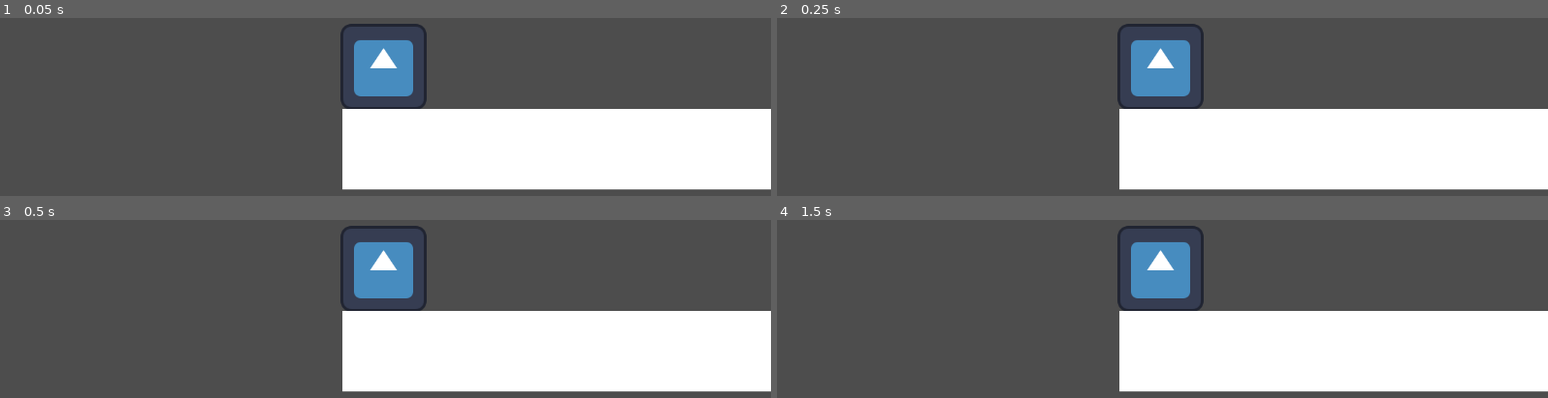
Above: before the commit, frames 1-4 (two rows, left to right).
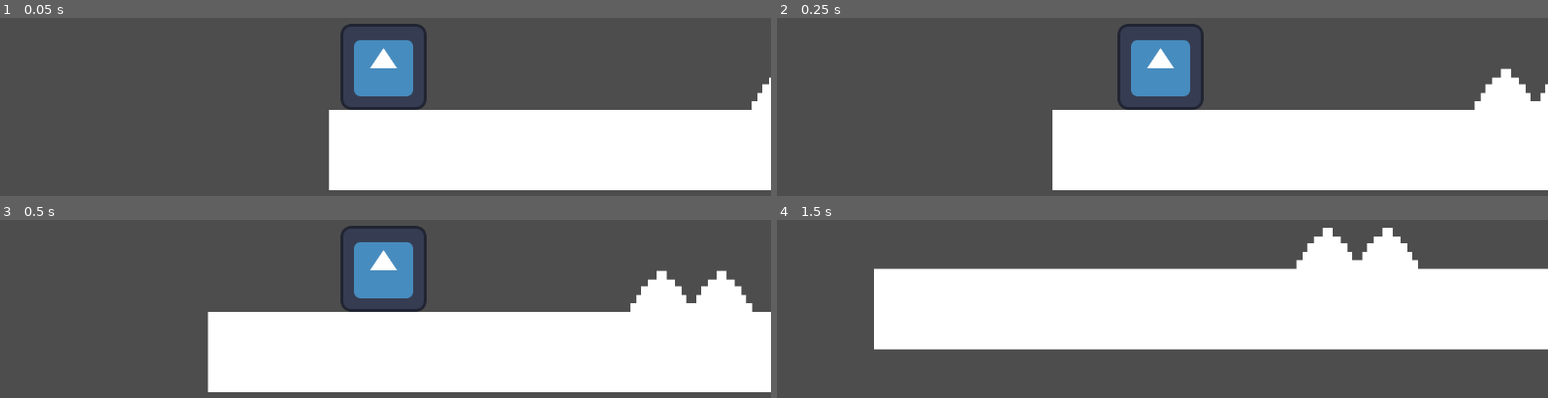
Above: after the commit, the same moments.

Repository: vzdrazil/jumpgame
Game: Godot game, scene res://node_2d.tscn
Two runs of this game, one before a commit and one after it. Both use one fixed random seed, a clock stepped at 60 frames per second and the inputs below. The engine's default icon, where the game draws it, is replaced by a stand-in: a white triangle on a blue panel in a dark square.
Inputs:
- Up to frame 1 (0.05 s): no input
- Up to frame 2 (0.25 s): no input
- Up to frame 3 (0.5 s): no input
- Up to frame 4 (1.5 s): no input

The runs differ from the first frame. In frame 1, 1.6% of the frame differs, in the area x 42-100%, y 33-97%; in frame 2, 5.7%; in frame 3, 11%; in frame 4, 45%, in the area x 12-100%, y 3-97%.
Error before the commit: Parse Error: Expected indented block after lambda declaration. (res://player.tscn::GDScript_onrkg:22)
Error after the commit: Invalid access to property or key 'position' on a base object of type 'previously freed'. (res://node_2d.gd:5)

Commit message:
Added HitBoxes and Gravity changes

Diff:
--- /dev/null
+++ b/area_2d.gd
@@ -0,0 +1,8 @@
+extends Area2D
+func _on_area_2d_body_entered(body):
+	if body.has_method("Explode"):
+		body.Explode()
+
+
+func _on_body_entered(body: Node2D) -> void:
+	pass # Replace with function body.
--- /dev/null
+++ b/collision_shape_2d.gd
@@ -0,0 +1 @@
+extends CollisionShape2D
--- /dev/null
+++ b/kill_zone.gd
@@ -0,0 +1,5 @@
+extends Area2D
+
+func _on_kill_zone_body_entered(body):
+	if body.is_in_group("enemy"):
+		body.Explode()
--- a/kill_zone.tscn
+++ b/kill_zone.tscn
@@ -1,9 +1,16 @@
 [gd_scene format=3 uid="uid://dairla2nn32k6"]
+
+[ext_resource type="Script" uid="uid://cep46r8cjnqr0" path="res://kill_zone.gd" id="1_aceia"]
+[ext_resource type="Script" uid="uid://dgvul74p5foay" path="res://collision_shape_2d.gd" id="2_ryiw1"]
 
 [sub_resource type="RectangleShape2D" id="RectangleShape2D_wp5gn"]
 size = Vector2(20, 94)
 
 [node name="KillZone" type="Area2D" unique_id=1944996740]
+script = ExtResource("1_aceia")
 
 [node name="CollisionShape2D" type="CollisionShape2D" parent="." unique_id=1021336540]
 shape = SubResource("RectangleShape2D_wp5gn")
+script = ExtResource("2_ryiw1")
+
+[connection signal="body_entered" from="." to="." method="_on_body_entered"]
--- a/node_2d.gd
+++ b/node_2d.gd
@@ -1,10 +1,11 @@
 extends Node2D
+@onready var player = $Player
 
-func physics_process(delta):
-	$KillZone.position.y=$Player.position.y
-	$KillZone.position.x += $Player.SPEED*delta
-
+func _physics_process(delta):
+	$KillZone.position.y = player.position.y
+	$KillZone.position.x += player.SPEED * delta
 
 
 func _on_kill_zone_body_entered(body):
-	var things = $KillZone.get_overlapping_bodies()
+	if body.is_in_group("enemy"):
+		body.Explode()
--- a/node_2d.tscn
+++ b/node_2d.tscn
@@ -4,6 +4,7 @@
 [ext_resource type="Script" uid="uid://b7ghv0brce2de" path="res://node_2d.gd" id="1_0hol4"]
 [ext_resource type="PackedScene" uid="uid://dfrv8o1blwore" path="res://one_by_one.tscn" id="2_epypp"]
 [ext_resource type="PackedScene" uid="uid://dairla2nn32k6" path="res://kill_zone.tscn" id="4_q6r6c"]
+[ext_resource type="PackedScene" uid="uid://b65gfolbolw4q" path="res://spike.tscn" id="5_q6r6c"]
 
 [node name="Level" type="Node2D" unique_id=1267595479]
 script = ExtResource("1_0hol4")
@@ -38,15 +39,27 @@
 position = Vector2(1093, 384)
 
 [node name="OneByOne9" parent="." unique_id=356147836 instance=ExtResource("2_epypp")]
-position = Vector2(1387, 375)
+position = Vector2(1345, 384)
 
 [node name="OneByOne10" parent="." unique_id=2070839103 instance=ExtResource("2_epypp")]
-position = Vector2(1660, 320)
+position = Vector2(1471, 384)
 
 [node name="OneByOne11" parent="." unique_id=822148881 instance=ExtResource("2_epypp")]
-position = Vector2(1927, 238)
+position = Vector2(1219, 384)
 
 [node name="KillZone" parent="." unique_id=1944996740 instance=ExtResource("4_q6r6c")]
 position = Vector2(118, 265)
 
+[node name="Spike" parent="." unique_id=1627542830 instance=ExtResource("5_q6r6c")]
+position = Vector2(824, 304)
+
+[node name="Spike2" parent="." unique_id=483619674 instance=ExtResource("5_q6r6c")]
+position = Vector2(913, 304)
+
+[node name="OneByOne12" parent="." unique_id=742993448 instance=ExtResource("2_epypp")]
+position = Vector2(1823, 306)
+
+[node name="OneByOne13" parent="." unique_id=951328937 instance=ExtResource("2_epypp")]
+position = Vector2(2091, 240)
+
 [connection signal="body_entered" from="KillZone" to="." method="_on_kill_zone_body_entered"]
--- /dev/null
+++ b/one_by_one.gd
@@ -0,0 +1,6 @@
+extends StaticBody2D
+
+
+func _on_area_2d_body_entered(body):
+	if body.has_method("Explode"):
+		body.Explode()
--- a/one_by_one.tscn
+++ b/one_by_one.tscn
@@ -1,9 +1,15 @@
 [gd_scene format=3 uid="uid://dfrv8o1blwore"]
 
+[ext_resource type="Script" uid="uid://bhacnh4f5rkr2" path="res://one_by_one.gd" id="1_np0fr"]
+
 [sub_resource type="RectangleShape2D" id="RectangleShape2D_yc5i5"]
-size = Vector2(126, 120)
+size = Vector2(124, 120)
+
+[sub_resource type="RectangleShape2D" id="RectangleShape2D_np0fr"]
+size = Vector2(73, 117)
 
 [node name="OneByOne" type="StaticBody2D" unique_id=1964752493]
+script = ExtResource("1_np0fr")
 
 [node name="ColorRect" type="ColorRect" parent="." unique_id=1676041098]
 offset_left = -63.0
@@ -12,4 +18,13 @@
 offset_bottom = 60.0
 
 [node name="CollisionShape2D" type="CollisionShape2D" parent="." unique_id=1304971992]
+position = Vector2(1, 0)
 shape = SubResource("RectangleShape2D_yc5i5")
+
+[node name="Area2D" type="Area2D" parent="." unique_id=55918311]
+
+[node name="CollisionShape2D" type="CollisionShape2D" parent="Area2D" unique_id=1837223566]
+position = Vector2(-26.5, 1.5)
+shape = SubResource("RectangleShape2D_np0fr")
+
+[connection signal="body_entered" from="Area2D" to="." method="_on_area_2d_body_entered"]
--- a/player.tscn
+++ b/player.tscn
@@ -5,33 +5,42 @@
 [sub_resource type="GDScript" id="GDScript_onrkg"]
 script/source = "extends CharacterBody2D
 
+const SPEED = 400.0
+const JUMP_VELOCITY = -800.0
+const GRAVITY = 2000.0        # Silnější gravitace pro rychlý pád
+const ROTATION_SPEED = 7.5   # Rychlejší rotace ve vzduchu
 
-const SPEED = 400.0
-const JUMP_VELOCITY = -500.0
-
+@onready var sprite = $Sprite2D   # rotujeme jen sprite
 
 func _physics_process(delta: float) -> void:
-	# Add the gravity.
+	# Horizontální pohyb je konstantní
+	velocity.x = SPEED
+
+	# Gravity
 	if not is_on_floor():
-		velocity += get_gravity() * delta
+		velocity.y += GRAVITY * delta
+	else:
+		velocity.y = 0  # reset y při dopadu
+		sprite.rotation = 0  # reset rotace na zemi
 
-	# Handle jump.
+	# Jump - okamžitý skok při stisku
 	if Input.is_action_just_pressed(\"ui_accept\") and is_on_floor():
 		velocity.y = JUMP_VELOCITY
 
-		velocity.x = SPEED
-
+	# Rotace sprite jen ve vzduchu
+	if not is_on_floor():
+		sprite.rotation += ROTATION_SPEED * delta
 
 	move_and_slide()
 
-	func Explode():
+func Explode():
 	queue_free()
 "
 
 [sub_resource type="RectangleShape2D" id="RectangleShape2D_i3pqv"]
 size = Vector2(128, 128)
 
-[node name="player" type="CharacterBody2D" unique_id=1337890187]
+[node name="Player" type="CharacterBody2D" unique_id=1337890187]
 script = SubResource("GDScript_onrkg")
 
 [node name="Sprite2D" type="Sprite2D" parent="." unique_id=680774025]
--- /dev/null
+++ b/spike.gd
@@ -0,0 +1,8 @@
+extends Area2D
+
+
+func _on_body_entered(body):
+	var things = get_overlapping_bodies()
+	for t in things:
+		if t.has_method("Explode"):
+			t.Explode()
--- /dev/null
+++ b/spike.tscn
@@ -0,0 +1,45 @@
+[gd_scene format=3 uid="uid://b65gfolbolw4q"]
+
+[ext_resource type="Script" uid="uid://dn5jcssf7ceco" path="res://spike.gd" id="1_8ryga"]
+
+[sub_resource type="RectangleShape2D" id="RectangleShape2D_pe76i"]
+size = Vector2(20, 47)
+
+[node name="Spike" type="Area2D" unique_id=1627542830]
+script = ExtResource("1_8ryga")
+
+[node name="ColorRect" type="ColorRect" parent="." unique_id=1156823976]
+offset_left = -46.0
+offset_top = 7.0
+offset_right = 46.0
+offset_bottom = 20.0
+
+[node name="ColorRect2" type="ColorRect" parent="." unique_id=315445192]
+offset_left = -20.0
+offset_top = -28.0
+offset_right = 20.0
+offset_bottom = 20.0
+
+[node name="ColorRect3" type="ColorRect" parent="." unique_id=575481154]
+offset_left = -30.0
+offset_top = -18.0
+offset_right = 30.0
+offset_bottom = 20.0
+
+[node name="CollisionShape2D" type="CollisionShape2D" parent="." unique_id=413259337]
+position = Vector2(0, -3.5)
+shape = SubResource("RectangleShape2D_pe76i")
+
+[node name="ColorRect4" type="ColorRect" parent="." unique_id=1825703987]
+offset_left = -7.0
+offset_top = -41.0
+offset_right = 8.0
+offset_bottom = 20.0
+
+[node name="ColorRect5" type="ColorRect" parent="." unique_id=4508218]
+offset_left = -37.0
+offset_top = -5.0
+offset_right = 37.0
+offset_bottom = 20.0
+
+[connection signal="body_entered" from="." to="." method="_on_body_entered"]
Not shown, added: area_2d.gd.uid
Not shown, added: collision_shape_2d.gd.uid
Not shown, added: kill_zone.gd.uid
Not shown, added: one_by_one.gd.uid
Not shown, added: spike.gd.uid
